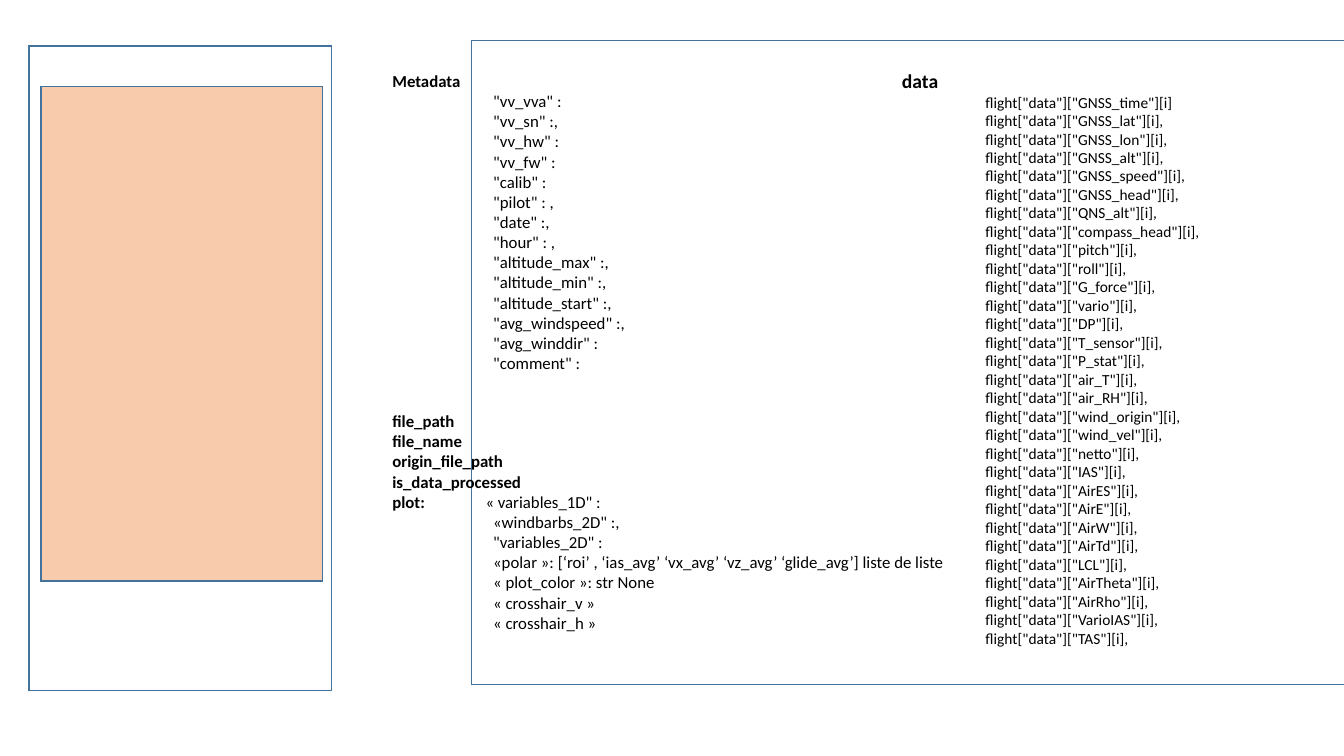
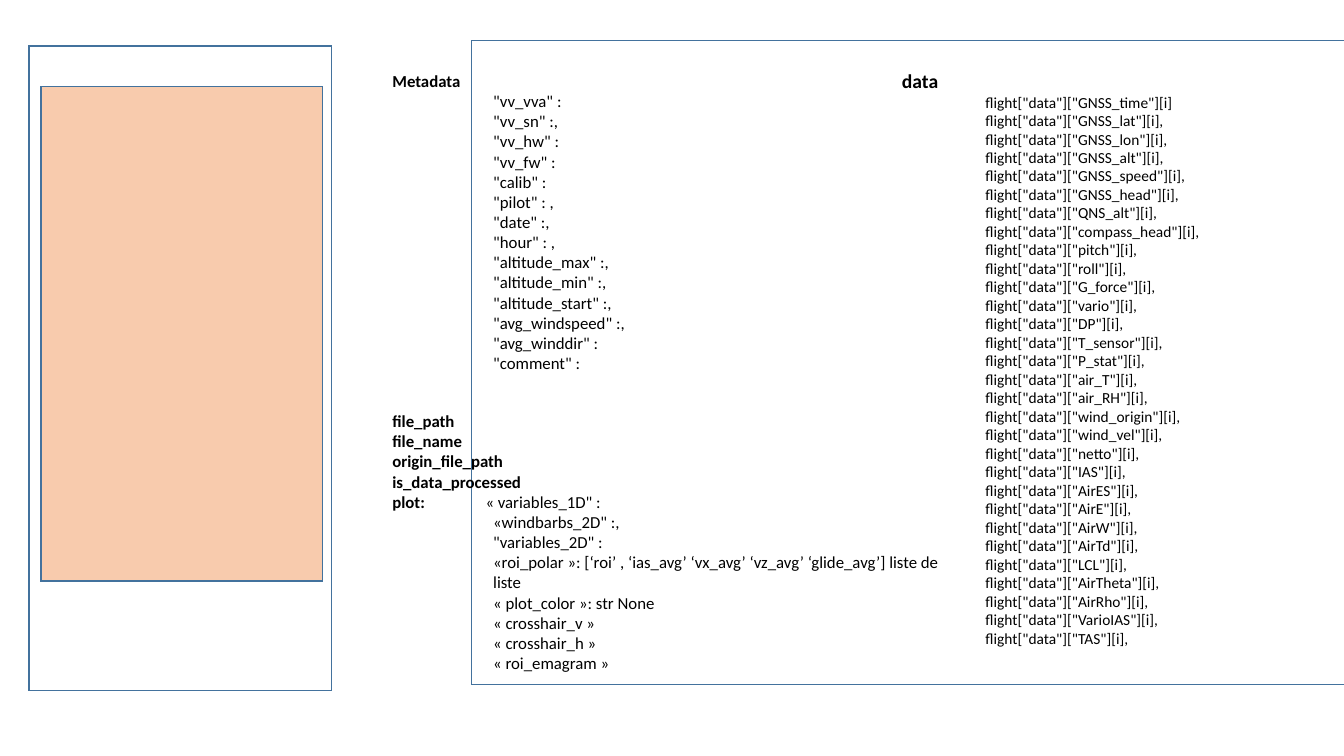
Before and after one commit to TheGoodWeather/Vector-Vario-Analyzer, a slide deck: slide 2 of ressources/code.pptx. Drawn at 1344x756 pixels with LibreOffice and Linux fonts; fonts in the diff are those of the drawing. Boxes give left, top, right and bottom in pixels: in the first picture for what was removed or moved away, otherwise in the second. Text is boxed around its words. In the diff, an @@ line names an element or a change of style, - is before the commit and + after.

```diff
--- a/ressources/code.pptx
+++ b/ressources/code.pptx
@@ text at (493,556,938,588): text changed @@
-    «polar »: [‘roi’ , ‘ias_avg’ ‘vx_avg’ ‘vz_avg’ ‘glide_avg’] liste de liste
+    «roi_polar »: [‘roi’ , ‘ias_avg’ ‘vx_avg’ ‘vz_avg’ ‘glide_avg’] liste de liste
@@ text at (506,657,597,672): paragraph added @@
+    « roi_emagram »
```
Also in this commit, not shown: 15 other files.
